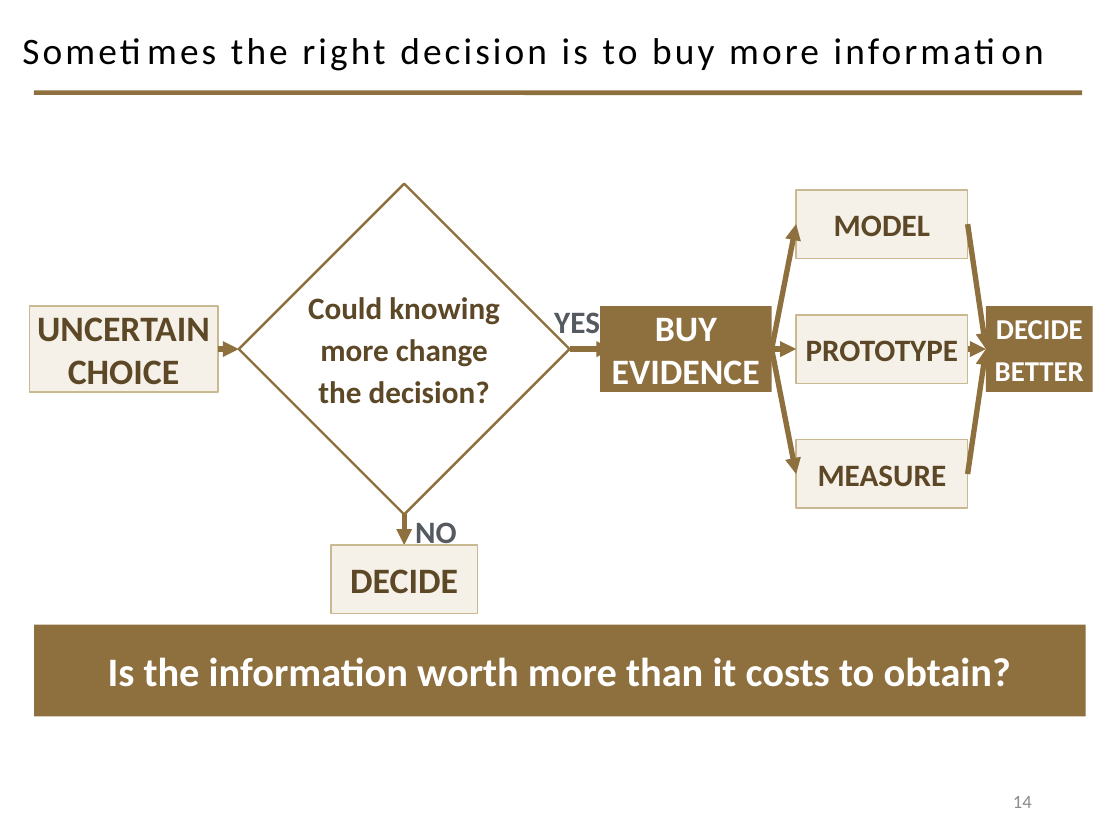
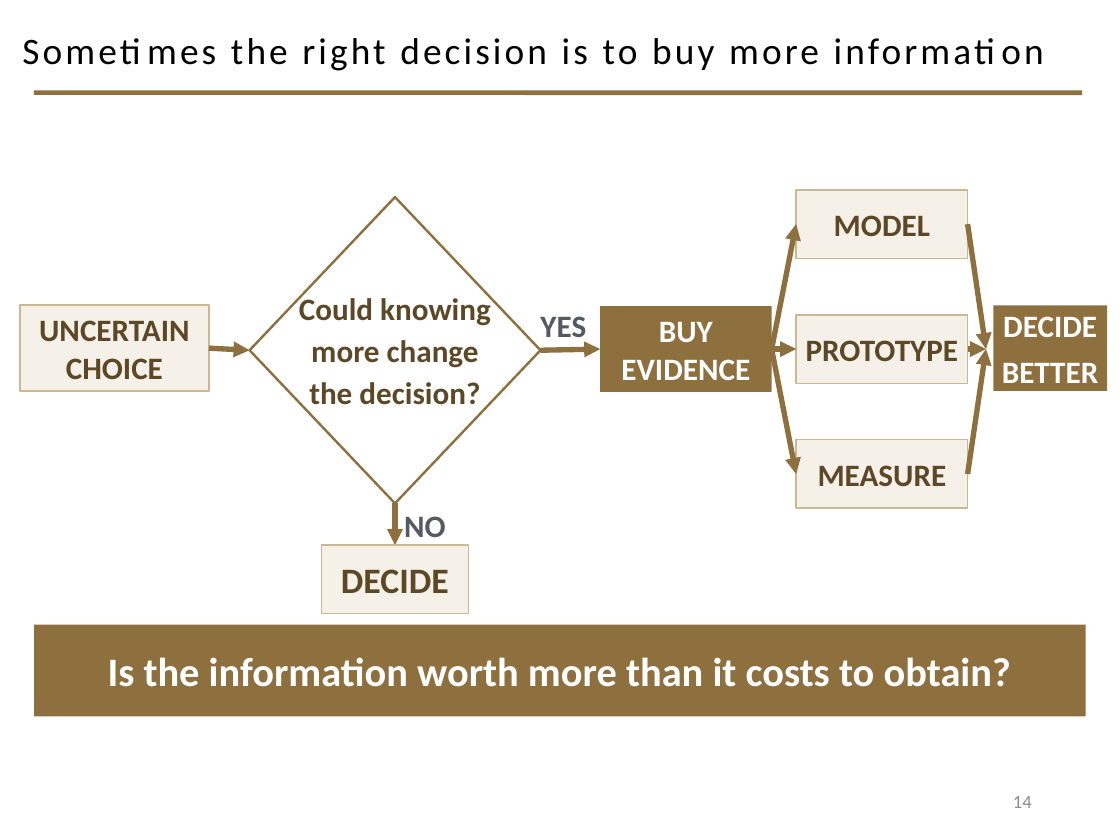
Before and after one commit to davisjam/model-based-agentic-software-engineering, a slide deck: slide 14 of course/lectures/act-1-foundations/06-architecture/1-6-Architecture.pptx. Drawn at 1120x840 pixels with LibreOffice and Linux fonts; fonts in the diff are those of the drawing; background and template pictures are left out. Boxes give left, top, right and bottom in pixels: in the first picture for what was removed or moved away, otherwise in the second. Text is boxed around its words. In the diff, an @@ line names an element or a change of style, - is before the commit and + after.

```diff
--- a/course/lectures/act-1-foundations/06-architecture/1-6-Architecture.pptx
+++ b/course/lectures/act-1-foundations/06-architecture/1-6-Architecture.pptx
@@ diamond "Could knowing": place and size @@
-diamond "Could knowing" at [239, 184, 569, 514]
+diamond "Could knowing" at [250, 197, 541, 503]
@@ rectangle "UNCERTAIN CHOICE" at [20, 306, 208, 392]: size 23 to 20 pt @@
@@ rectangle "UNCERTAIN CHOICE": place and size @@
-rectangle "UNCERTAIN CHOICE" at [29, 306, 217, 392]
+rectangle "UNCERTAIN CHOICE" at [20, 306, 208, 392]
@@ text "YES": place and size @@
-text "YES" at [554, 312, 600, 341]
+text "YES" at [540, 316, 586, 345]
@@ rectangle "BUY EVIDENCE" at [600, 306, 772, 392]: size 23 to 20 pt @@
@@ rectangle "DECIDE": place and size @@
-rectangle "DECIDE" at [986, 306, 1092, 392]
+rectangle "DECIDE" at [993, 306, 1108, 392]
@@ rectangle "DECIDE" at [993, 306, 1108, 392]: size 18.5 to 20 pt @@
@@ arrow moved from (218, 349) - (239, 349) to (208, 348) - (250, 351) @@
@@ arrow moved from (570, 349) - (613, 349) to (541, 351) - (600, 349) @@
@@ arrow moved from (404, 514) - (404, 545) to (395, 503) - (395, 545) @@
@@ text "NO" rewrapped from [415, 522, 457, 546] to [404, 516, 446, 545] @@
@@ rectangle "DECIDE": place and size @@
-rectangle "DECIDE" at [330, 545, 477, 614]
+rectangle "DECIDE" at [321, 545, 468, 614]
```
Also in this commit, not shown: 11 other slides changed, 1 slide added.
